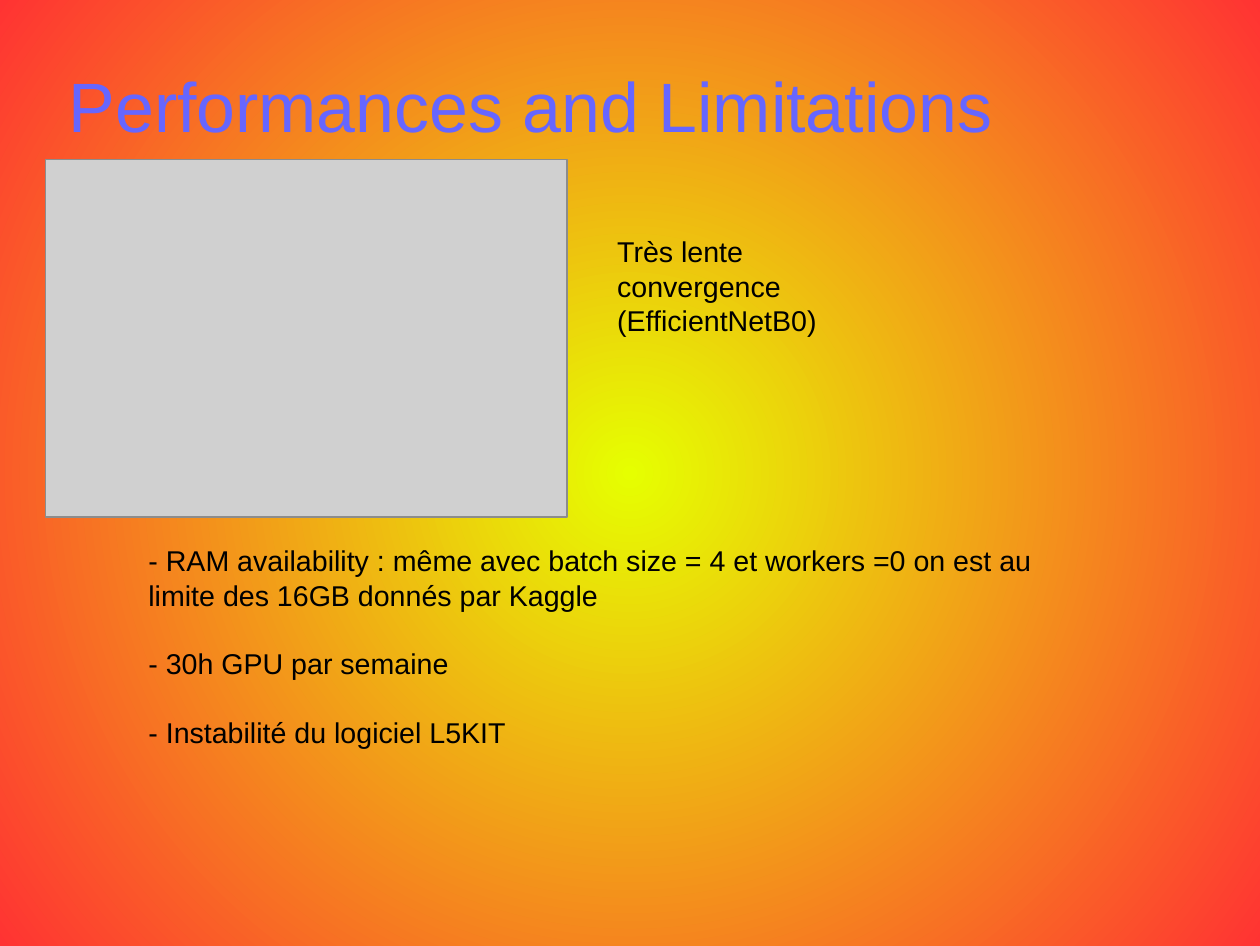
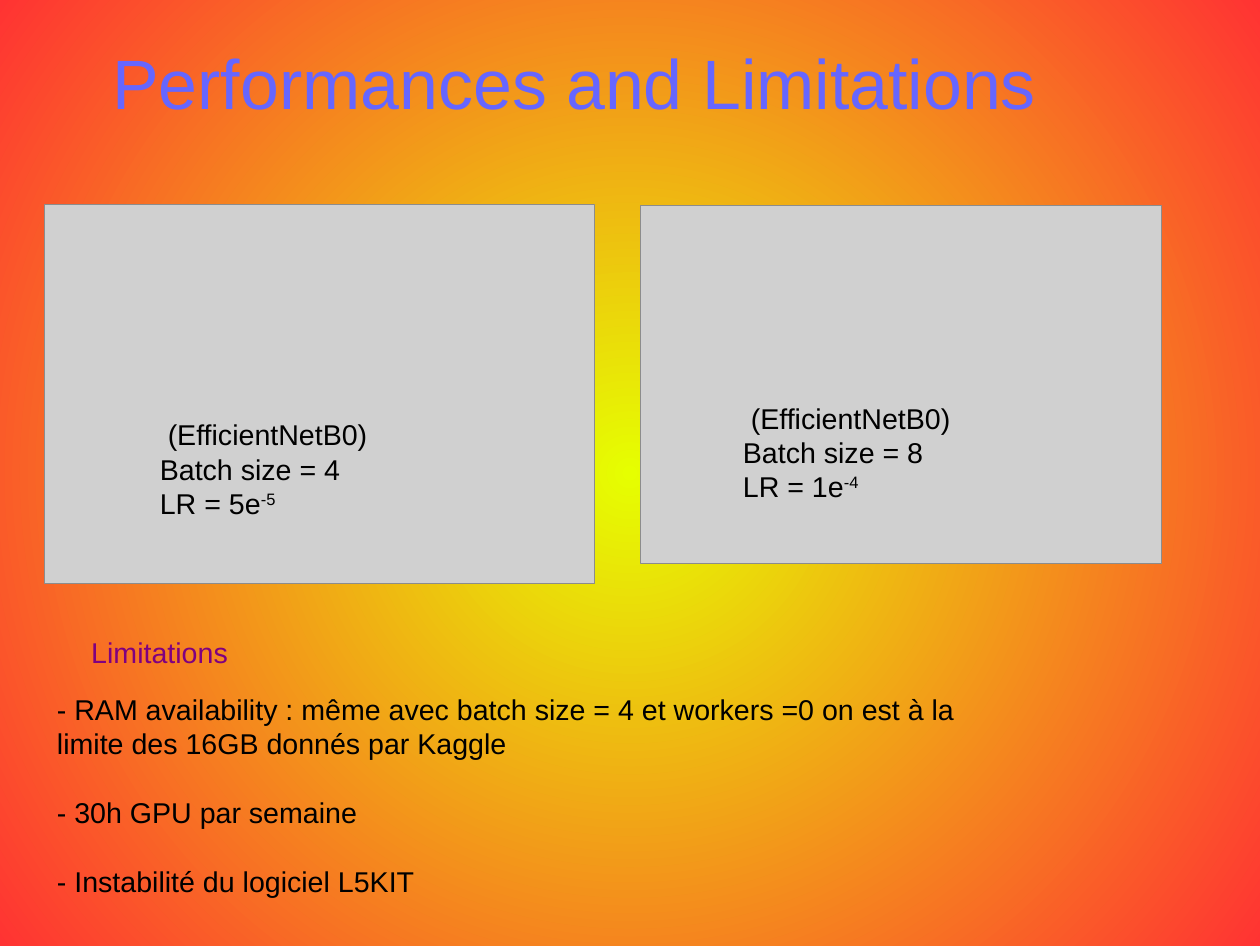
Before and after one commit to opsabarsec/Computer-vision-for-self-driving-cars, a slide deck: slide 16 of documentation/P7_presentation.odp (slide 15 before the commit). Drawn at 1260x946 pixels with LibreOffice and Linux fonts; fonts in the diff are those of the drawing; grey boxes stand for pictures. Boxes give left, top, right and bottom in pixels: in the first picture for what was removed or moved away, otherwise in the second. Text is boxed around its words. In the diff, an @@ line names an element or a change of style, - is before the commit and + after.

Commit message:
presentation v1

```diff
--- a/documentation/P7_presentation.odp
+++ b/documentation/P7_presentation.odp
@@ title "Performances and Limitations": place and size @@
-title "Performances and Limitations" at bbox=[69, 81, 993, 145]
+title "Performances and Limitations" at bbox=[112, 58, 1036, 122]
@@ picture: place and size @@
-picture at bbox=[46, 159, 567, 517]
+picture at bbox=[45, 205, 595, 583]
@@ picture added at bbox=[640, 206, 1162, 564] @@
@@ text removed at bbox=[617, 241, 816, 337] @@
-Très lente convergence (EfficientNetB0)
@@ text added at bbox=[743, 408, 951, 498], 18 pt, text #000000 @@
+(EfficientNetB0)
+Batch size = 8
+LR = 1e-4
@@ text added at bbox=[160, 424, 368, 515], 18 pt, text #000000 @@
+(EfficientNetB0)
+Batch size = 4
+LR = 5e-5
@@ text added at bbox=[91, 642, 228, 663], 18 pt, text #800080 @@
+Limitations
@@ text "- RAM availability : même ...": place and size @@
-text "- RAM availability : même ..." at bbox=[148, 550, 1031, 748]
+text "- RAM availability : même ..." at bbox=[57, 699, 954, 897]
@@ text at bbox=[57, 699, 954, 760]: text changed @@
-- RAM availability : même avec batch size = 4 et workers =0 on est au limite des 16GB donnés par Kaggle
+- RAM availability : même avec batch size = 4 et workers =0 on est à la limite des 16GB donnés par Kaggle
```
Also in this commit, not shown: 3 other slides changed, 2 slides added, 2 slides removed, 1 other file.
